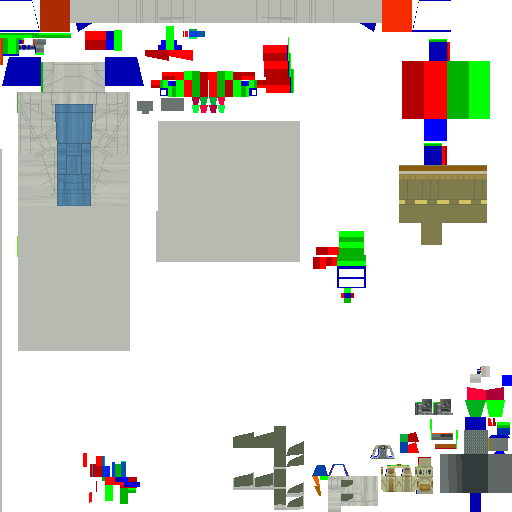
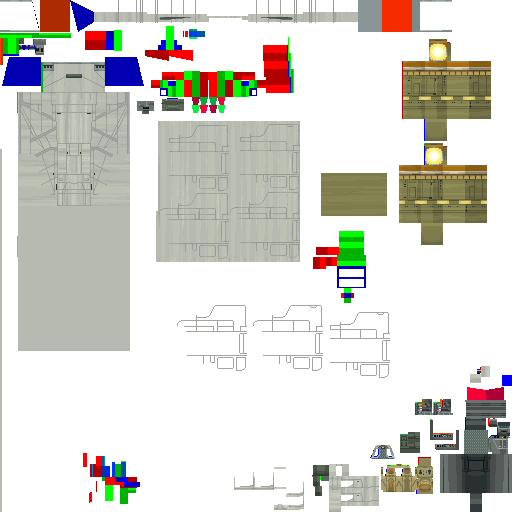
Layers edited between the first and the second w=512, h=512 image:
hid "test lines" over [20, 0, 487, 206]
hid "colourtest", painted on it over [55, 104, 93, 206]
added layer "emissive" above "displays" over [419, 44, 503, 447]
added layer "overlay detail" above "canopy" over [43, 17, 489, 496]
painted on "canopy" over [233, 464, 379, 512]
added layer "outlines" above "texture" over [20, 62, 300, 259]
painted on "texture" over [0, 0, 512, 512]
hid "glass dark", opacity 74% → 100% over [0, 0, 512, 512]
